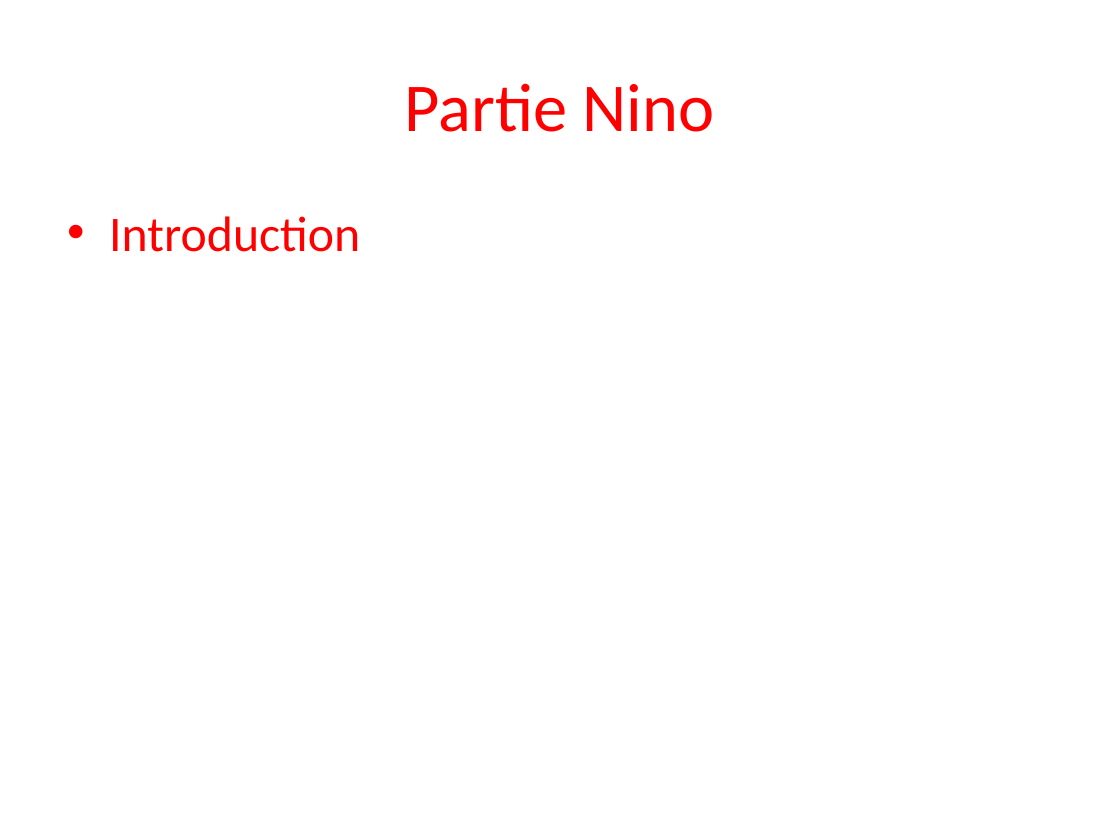
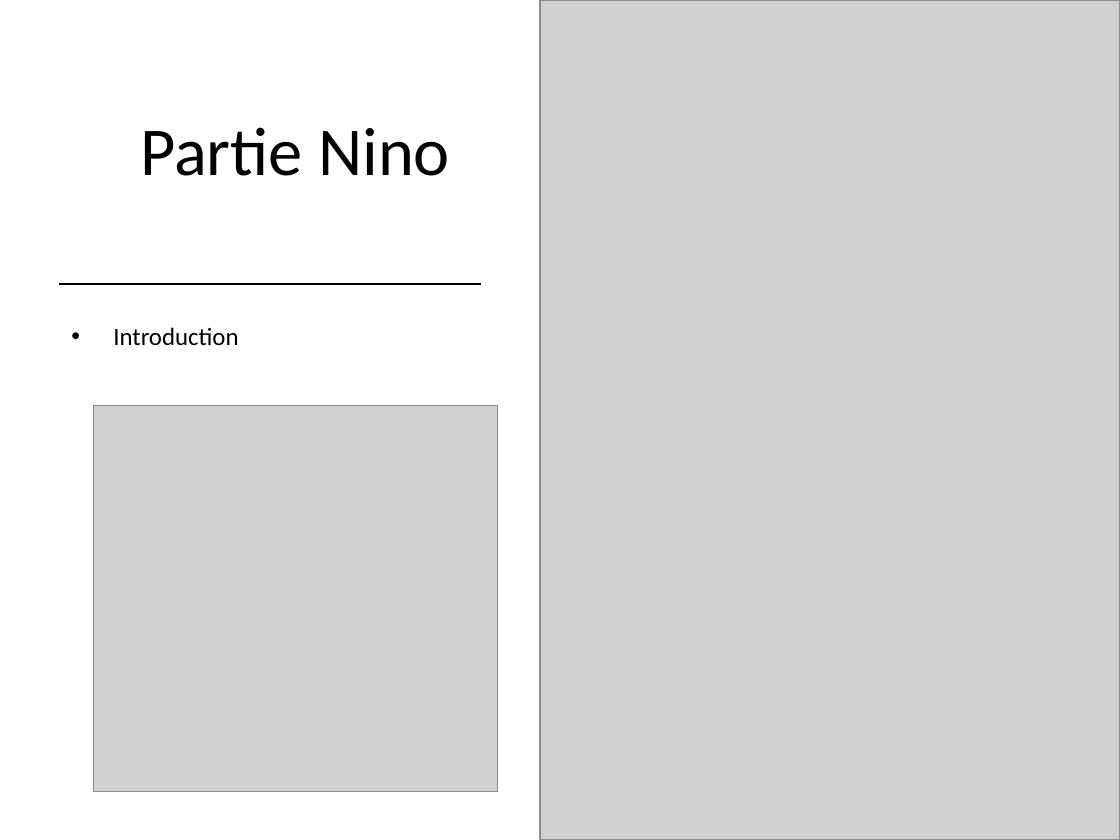
Before and after one commit to Mael-Le-Folgoc-Pontis/Proba, a slide deck: slide 2 of Probabilité et statistique.pptx. Drawn at 1120x840 pixels with LibreOffice and Linux fonts; fonts in the diff are those of the drawing; grey boxes stand for pictures; background and template pictures are left out. Boxes give left, top, right and bottom in pixels: in the first picture for what was removed or moved away, otherwise in the second. Text is boxed around its words. In the diff, an @@ line names an element or a change of style, - is before the commit and + after.

```diff
--- a/Probabilité et statistique.pptx
+++ b/Probabilité et statistique.pptx
@@ picture added at (540, 0, 1120, 840) @@
@@ title "Partie Nino": place and size @@
-title "Partie Nino" at (405, 83, 715, 132)
+title "Partie Nino" at (140, 127, 450, 176)
@@ title "Partie Nino" at (140, 127, 450, 176): text colour #FF0000 to #000000 @@
@@ line added from (60, 283) to (480, 283), #000000 1.5 pt @@
@@ text "Introduction": place and size @@
-text "Introduction" at (109, 216, 360, 252)
+text "Introduction" at (113, 327, 238, 346)
@@ text "Introduction" at (113, 327, 238, 346): size 32 to 16 pt, text colour #FF0000 to #000000; less space between paragraphs @@
@@ picture added at (93, 405, 497, 791) @@
```
Also in this commit, not shown: 5 other slides changed, 1 slide removed.
